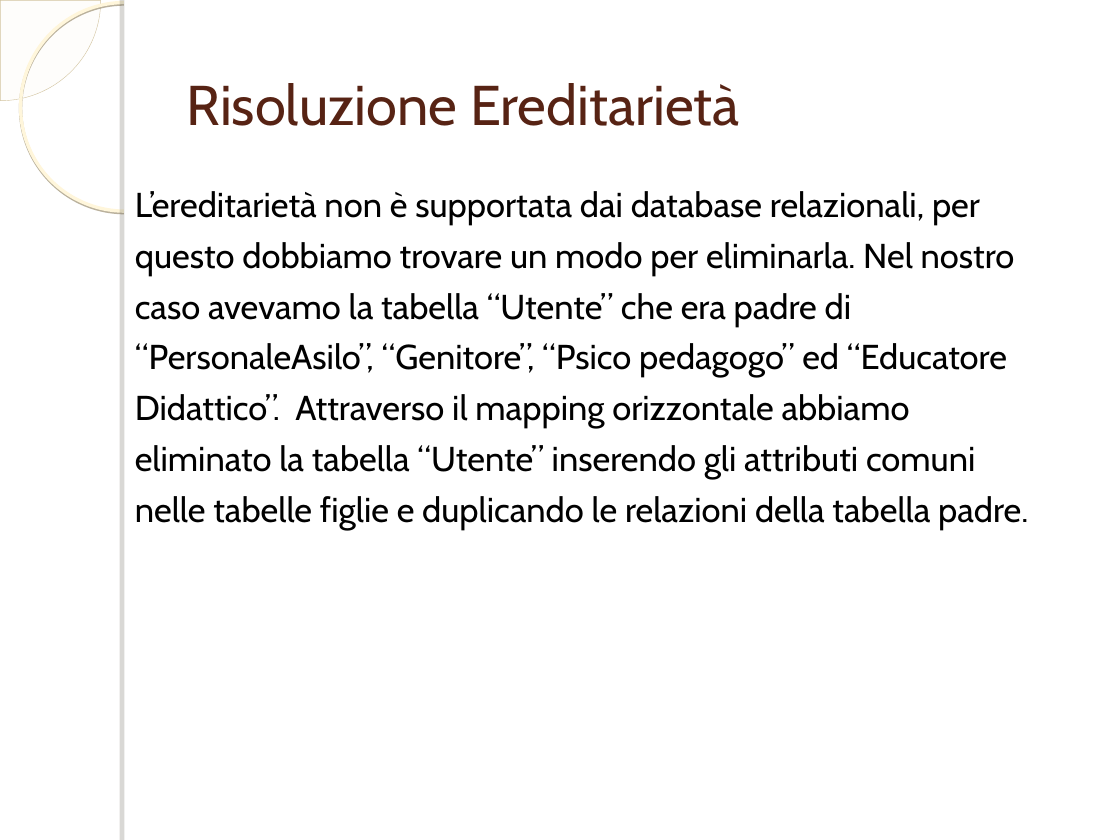
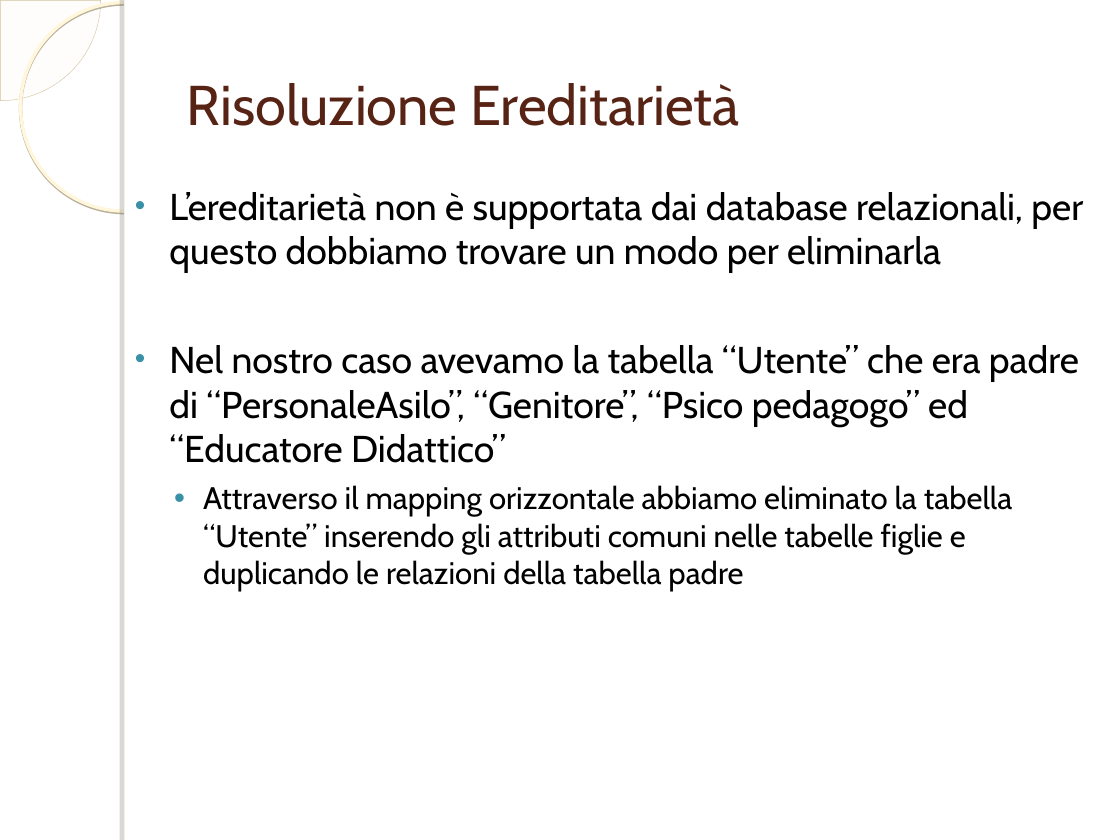
Before and after one commit to ammirate/at-silo, a slide deck: slide 16 of documenti_comuni/PresentazioneDB.ppt (slide 15 before the commit). Drawn at 1120x840 pixels with LibreOffice and Linux fonts; fonts in the diff are those of the drawing; background and template pictures are left out. Boxes give left, top, right and bottom in pixels: in the first picture for what was removed or moved away, otherwise in the second. Text is boxed around its words. In the diff, an @@ line names an element or a change of style, - is before the commit and + after.

```diff
--- a/documenti_comuni/PresentazioneDB.ppt
+++ b/documenti_comuni/PresentazioneDB.ppt
@@ text at <box>169,192,1083,592</box>: text changed; size 22.2 to 24 pt @@
-L’ereditarietà non è supportata dai database relazionali, per
-questo dobbiamo trovare un modo per eliminarla. Nel nostro
-caso avevamo la tabella “Utente” che era padre di
-“PersonaleAsilo”, “Genitore”, “Psico pedagogo” ed “Educatore
-Didattico”. Attraverso il mapping orizzontale abbiamo
-eliminato la tabella “Utente” inserendo gli attributi comuni
-nelle tabelle figlie e duplicando le relazioni della tabella padre.
+• L’ereditarietà non è supportata dai database relazionali, per questo dobbiamo trovare un modo per eliminarla
+• Nel nostro caso avevamo la tabella “Utente” che era padre di “PersonaleAsilo”, “Genitore”, “Psico pedagogo” ed “Educatore Didattico”
+  • Attraverso il mapping orizzontale abbiamo eliminato la tabella “Utente” inserendo gli attributi comuni nelle tabelle figlie e duplicando le relazioni della tabella padre
```
Also in this commit, not shown: 14 other slides changed, 3 slides added, 1 slide removed.
